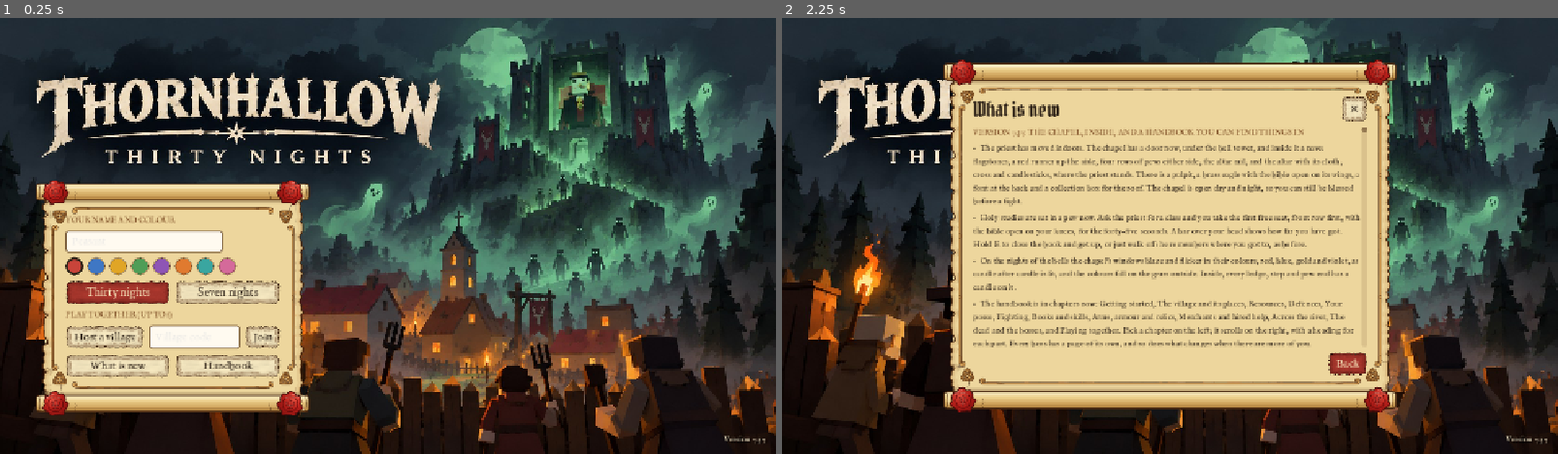
Above: before the commit, frames 1-2 (left to right).
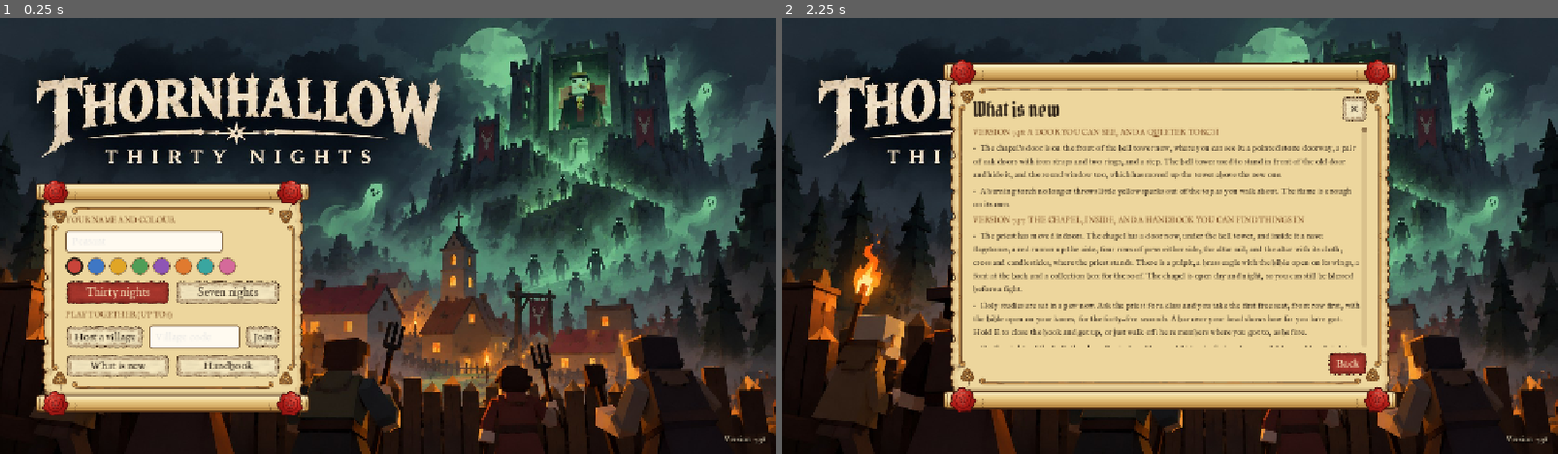
Above: after the commit, the same moments.

Repository: wijji551/Peasant
Game: Godot game, scene res://boot.tscn
The game is run twice, just before and just after one commit, with the same random seed, the same clock (stepped at 60 frames per second) and the same inputs.
Inputs:
- Up to frame 1 (0.25 s): no input
- Up to frame 2 (2.25 s): click "What is new" at 0.5 s; click "✕" at 1.25 s; click "What is new" at 2 s

The runs differ from the first frame. In frame 1, less than 0.1% of the frame differs, in the area x 93-99%, y 95-98%; in frame 2, 6.8%, in the area x 24-99%, y 25-98%.

Commit message:
Version 7.38: the chapel door on the tower face; no torch sparks
Co-Authored-By: Claude Opus 5.5 <noreply@anthropic.com>
Claude-Session: https://claude.ai/code/session_019dg2uksZJ9KpXppdt4Byah

Diff:
--- a/godot/scripts/ui/menus.gd
+++ b/godot/scripts/ui/menus.gd
@@ -82,6 +82,10 @@
 ]
 
 const CHANGES := [
+	["Version 7.38: a door you can see, and a quieter torch", [
+		"The chapel's door is on the front of the bell tower now, where you can see it: a pointed stone doorway, a pair of oak doors with iron straps and two rings, and a step. The bell tower used to stand in front of the old door and hide it, and the round window too, which has moved up the tower above the new one.",
+		"A burning torch no longer throws little yellow sparks out of the top as you walk about. The flame is enough on its own.",
+	]],
 	["Version 7.37: the chapel, inside, and a handbook you can find things in", [
 		"The priest has moved indoors. The chapel has a door now, under the bell tower, and inside it a nave: flagstones, a r …(350 unchanged characters)…
 		"Holy studies are sat in a pew now. Ask the priest for a class and you take the first free seat, front row first, wit …(216 unchanged characters)…
--- a/godot/scripts/view/figure.gd
+++ b/godot/scripts/view/figure.gd
@@ -217,7 +217,6 @@
 	if _torch:
 		_torch.visible = lit
 		_torch.light_energy = (4.2 if p.room == "mine" else 0.5 + 2.1 * dark) * (0.9 + 0.1 * sin(Time.get_ticks_msec() / 70.0 + p.id))
-		if lit and fx and randf() < get_process_delta_time() * 9: fx.puff(p.x + sin(p.r) * 0.5, 2.3, p.z + cos(p.r) * 0.5, 1, fx.C_FIRE, 0.8)
 	_set_gear([p.head, p.body, p.off, p.trk, p.feet])
 	var jest: bool = Rules.class_of(p) == 1 and p.head < 0          # a jester wears the cap and bells, unless there is a helm in the way
 	if jest and _jhat == null:
--- a/godot/scripts/world.gd
+++ b/godot/scripts/world.gd
@@ -1309,21 +1309,33 @@
 			var spill := Build.glow_box(n, Vector3(1.6, 0.02, 0.7), Vector3(sx * (w / 2 + 1.0), 0.14, zz), sm)   # (version 7.37) its colour thrown on the grass, on the nights of the bells
 			spill.visible = false; _spill.append([spill, sm, _glass.find(g)])
 			tip.rotation.x = PI / 4                                                            # the pointed top
-	# the front: a pointed doorway, a round window above it, and the bell tower over all
-	Build.box(n, Vector3(1.5, 2.3, 0.2), Vector3(0, 0.35, d / 2 + 0.02), trim)
-	Build.box(n, Vector3(1.1, 2.0, 0.22), Vector3(0, 0.35, d / 2 + 0.04), Color("4b2f1e"))
-	var arch := Build.box(n, Vector3(0.8, 0.8, 0.22), Vector3(0, 1.95, d / 2 + 0.04), Color("4b2f1e"))
-	arch.rotation.z = PI / 4
-	Build.box(n, Vector3(0.08, 1.9, 0.24), Vector3(0, 0.35, d / 2 + 0.06), Color("8a6a3c"))
-	var rose := Build.cyl(n, 0.62, 0.62, 0.12, Vector3(0, 3.0, d / 2 + 0.02), trim, 12, 0.0, PI / 2)
-	rose.position = Vector3(0, 3.0, d / 2 + 0.06)
-	var rg := Build.cyl(n, 0.5, 0.5, 0.12, Vector3(0, 3.0, d / 2 + 0.1), Color.WHITE, 12, 0.0, PI / 2)
+	# the front (version 7.37: on the face of the bell tower, which used to stand in front of them and hide them): a pointed
+	# doorway with a stone surround, a pair of oak doors with iron straps and a ring, a step, and a round window above
+	var f := d / 2 + 0.25                                                                       # the tower's front face
+	var oak := Color("6b4326")
+	Build.box(n, Vector3(1.35, 0.14, 0.7), Vector3(0, 0.35, f + 0.3), trim)                       # the step
+	Build.box(n, Vector3(1.4, 2.25, 0.14), Vector3(0, 0.35, f + 0.02), trim)                      # the stone surround
+	var sa := Build.box(n, Vector3(0.99, 0.99, 0.14), Vector3(0, 2.13, f + 0.02), trim)          # and its pointed top
+	sa.rotation.z = PI / 4
+	Build.box(n, Vector3(1.0, 1.95, 0.12), Vector3(0, 0.35, f + 0.1), oak)                         # the doors
+	var da := Build.box(n, Vector3(0.71, 0.71, 0.12), Vector3(0, 1.94, f + 0.1), oak)
+	da.rotation.z = PI / 4
+	Build.box(n, Vector3(0.05, 2.2, 0.14), Vector3(0, 0.35, f + 0.11), Color("3a2414"))            # where they meet
+	for k in 7: Build.box(n, Vector3(0.02, 1.9, 0.13), Vector3(-0.45 + k * 0.15, 0.36, f + 0.105), Color("573620"))   # the planks
+	for y in [0.75, 1.75]:                                                                         # the iron straps
+		for sx in [-1.0, 1.0]: Build.box(n, Vector3(0.42, 0.07, 0.15), Vector3(sx * 0.25, y, f + 0.12), C.iron)
+	for sx in [-1.0, 1.0]:                                                                         # and the rings
+		Build.cyl(n, 0.09, 0.09, 0.03, Vector3(sx * 0.12, 1.12, f + 0.19), Color("3a3d44"), 10, 0.0, PI / 2)
+		Build.cyl(n, 0.05, 0.05, 0.04, Vector3(sx * 0.12, 1.12, f + 0.2), Color("70757f"), 8, 0.0, PI / 2)
+	var rose := Build.cyl(n, 0.48, 0.48, 0.12, Vector3(0, 3.6, f), trim, 12, 0.0, PI / 2)
+	rose.position = Vector3(0, 3.6, f + 0.04)
+	var rg := Build.cyl(n, 0.38, 0.38, 0.12, Vector3(0, 3.6, f + 0.08), Color.WHITE, 12, 0.0, PI / 2)
 	rg.material_override = Build.mat(Color("8f5bc2"), 1.0).duplicate()
 	_glass.append(rg.material_override)
 	for sx in [-1.0, 1.0]:                                                                       # the light through them, out on to the grass, on the nights of the bells
 		var cl := OmniLight3D.new(); cl.position = Vector3(sx * (w / 2 + 1.4), 1.6, 0); cl.omni_range = 7.0; cl.light_energy = 0.0; n.add_child(cl)
 		_chapel_lights.append(cl)
-	rg.position = Vector3(0, 3.0, d / 2 + 0.1)
+	rg.position = Vector3(0, 3.6, f + 0.08)
 	# the bell tower, at the south end
 	var tz := d / 2 - 0.6
 	Build.box(n, Vector3(1.7, 7.2, 1.7), Vector3(0, 0.35, tz), stone)
--- a/godot/version.json
+++ b/godot/version.json
@@ -1,5 +1,5 @@
 {
-	"build": 44,
-	"version": "7.37",
-	"what": "Version 7.37: the chapel has an inside, holy studies are sat in a pew with the bible, the windows blaze on the nights of the bells, the handbook is in chapters, the books are sorted by kind, and the ducks swim."
+	"build": 45,
+	"version": "7.38",
+	"what": "Version 7.38: the chapel's door, on the front of the bell tower where you can see it, and a torch without the sparks."
 }
Not shown, changed: docs/build-log.md
